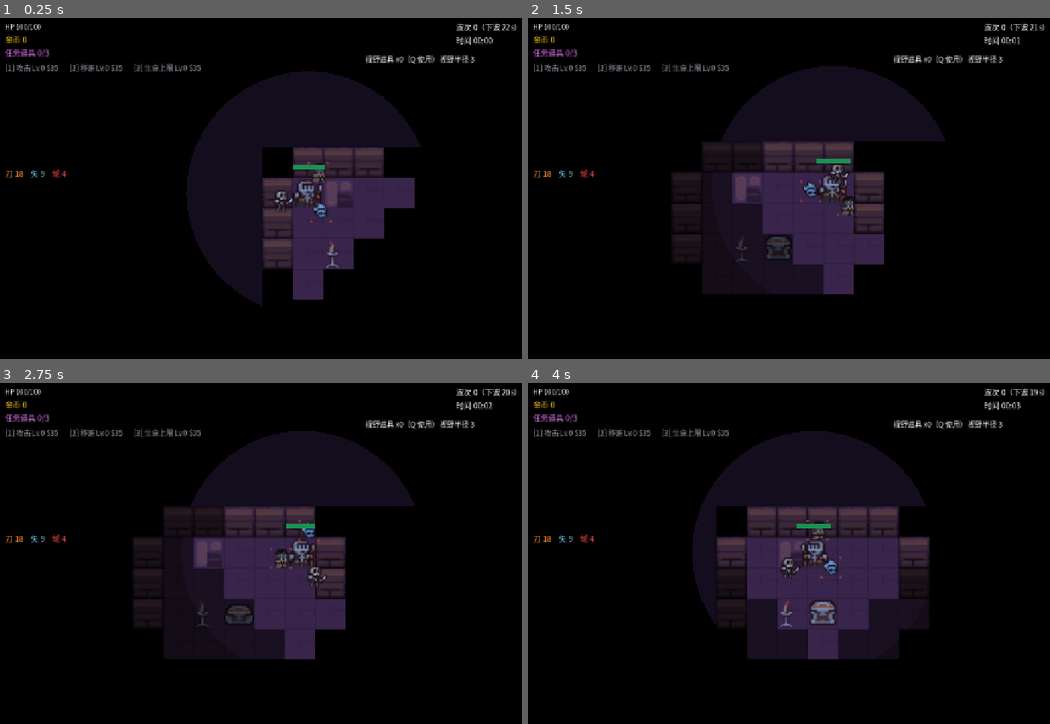
Above: before the commit, frames 1-4 (two rows, left to right).
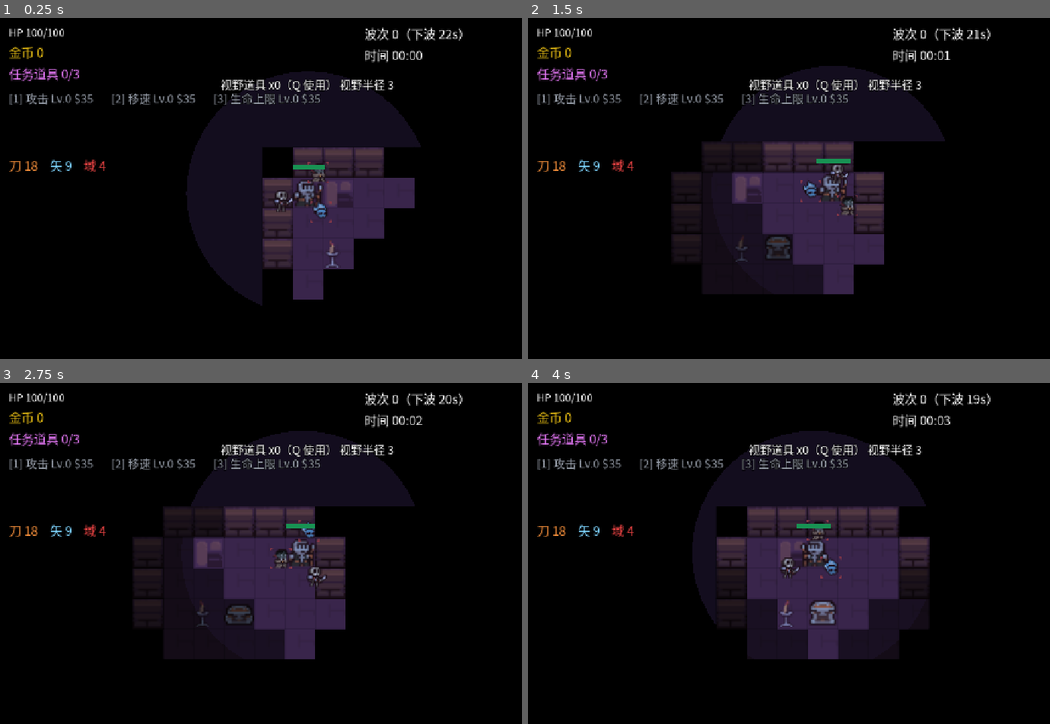
Above: after the commit, the same moments.

Repository: cbglzt-alt/Celta-Force
Game: Godot game, scene res://game/main.tscn
The game is run twice, just before and just after one commit, with the same random seed, the same clock (stepped at 60 frames per second) and the same inputs.
Inputs (mouse positions are in pixels of both pictures, inside the frame that each line leads up to):
- Up to frame 1 (0.25 s): no input
- Up to frame 2 (1.5 s): move the mouse to (966, 171) at 0.52 s; hold D (move_right) 0.53-1.25 s; hold 1 (buy_attack) 0.53-1.25 s; click (966, 171) at 0.67 s; drag from (710, 205) to (799, 256) at 1.27 s
- Up to frame 3 (2.75 s): move the mouse to (365, 478) at 2.02 s; hold D (move_right) from 2.03 s (still down); hold 2 (buy_speed) from 2.03 s (still down)
- Up to frame 4 (4 s): release D (move_right) at 2.75 s; release 2 (buy_speed) at 2.75 s; drag from (799, 621) to (648, 502) at 2.77 s; move the mouse to (1013, 604) at 3.52 s; hold A (move_left) from 3.53 s (still down); hold 1 (buy_attack) from 3.53 s (still down)

The runs differ from the first frame. In frame 1, 3.6% of the frame differs, in the area x 0-100%, y 1-47%; in frame 2, 3.6%; in frame 3, 3.6%; in frame 4, 3.6%.

Commit message:
feat: UI 自适应缩放——手机端按物理宽度反放大字号与触控控件
- hud.gd: _calc_ui_scale 按 DisplayServer 物理宽度反算放大系数（1280/物理宽，clamp 1~4）
- 所有 HUD 字号/位置/间距乘系数，最小字号保底 12px（物理）
- touch_controls.gd: 摇杆半径/按钮尺寸/字号/圆角同步缩放
- 解决手机竖屏下画布整体缩小导致 UI 字小不可读的问题

Diff:
--- a/chest-rush/game/hud.gd
+++ b/chest-rush/game/hud.gd
@@ -22,6 +22,8 @@
 var _result_title: Label
 var _result_stats: Label
 
+var _ui_scale := 1.0  # 手机端按物理宽度反放大 UI
+
 
 func _ready() -> void:
 	# Web 端无系统字体，优先用随包子集字体（Noto Sans SC，OFL 许可）
@@ -31,7 +33,17 @@
 		sf.font_names = PackedStringArray(
 			["Microsoft YaHei", "PingFang SC", "Noto Sans CJK SC", "sans-serif"])
 		_font = sf
+	_ui_scale = _calc_ui_scale()
 	_build_ui()
+
+
+## 手机端画布被整体缩小（如 1280 逻辑宽缩到 ~390 物理宽），UI 需按物理宽度
+## 反放大，保证最小字体物理尺寸 ≥12px。桌面窗口不小于设计宽度时保持 1.0。
+func _calc_ui_scale() -> float:
+	var phys := DisplayServer.window_get_size()
+	if phys.x <= 0:
+		return 1.0
+	return clampf(1280.0 / float(phys.x), 1.0, 4.0)
 
 
 func setup(g: Node2D) -> void:
@@ -131,11 +143,12 @@
 # ---------- UI 构建 ----------
 
 func _build_ui() -> void:
+	var s: float = _ui_scale
 	# 左上：HP 数值 / 金币 / 任务（血条在主角头顶）
 	var tl := VBoxContainer.new()
 	tl.set_anchors_preset(Control.PRESET_TOP_LEFT)
-	tl.position = Vector2(14, 10)
-	tl.add_theme_constant_override("separation", 4)
+	tl.position = Vector2(14 * s, 10 * s)
+	tl.add_theme_constant_override("separation", int(4 * s))
 	add_child(tl)
 	_hp_text = _mk_label(tl, "HP", 14)
 	_gold_label = _mk_label(tl, "", 16)
@@ -147,8 +160,8 @@
 	var ghosts := HBoxContainer.new()
 	ghosts.set_anchors_preset(Control.PRESET_CENTER_LEFT)
 	ghosts.grow_vertical = Control.GROW_DIRECTION_BOTH
-	ghosts.position = Vector2(14, -30)
-	ghosts.add_theme_constant_override("separation", 16)
+	ghosts.position = Vector2(14 * s, -30 * s)
+	ghosts.add_theme_constant_override("separation", int(16 * s))
 	add_child(ghosts)
 	for i in 3:
 		_ghost_labels.append(_mk_label(ghosts, "", 16))
@@ -157,8 +170,8 @@
 	var tr := VBoxContainer.new()
 	tr.set_anchors_preset(Control.PRESET_TOP_RIGHT)
 	tr.grow_horizontal = Control.GROW_DIRECTION_BEGIN
-	tr.position = Vector2(-180, 10)
-	tr.add_theme_constant_override("separation", 4)
+	tr.position = Vector2(-180 * s, 10 * s)
+	tr.add_theme_constant_override("separation", int(4 * s))
 	add_child(tr)
 	_round_label = _mk_label(tr, "", 16)
 	_time_label = _mk_label(tr, "", 16)
@@ -166,8 +179,8 @@
 	# 左下：强化（触控按钮占位后移至左上 HP 下方）
 	var bl := HBoxContainer.new()
 	bl.set_anchors_preset(Control.PRESET_TOP_LEFT)
-	bl.position = Vector2(14, 96)
-	bl.add_theme_constant_override("separation", 24)
+	bl.position = Vector2(14 * s, 96 * s)
+	bl.add_theme_constant_override("separation", int(24 * s))
 	add_child(bl)
 	_up_labels["attack"] = _mk_label(bl, "", 15)
 	_up_labels["speed"] = _mk_label(bl, "", 15)
@@ -177,15 +190,15 @@
 	var br := VBoxContainer.new()
 	br.set_anchors_preset(Control.PRESET_TOP_RIGHT)
 	br.grow_horizontal = Control.GROW_DIRECTION_BEGIN
-	br.position = Vector2(-280, 78)
+	br.position = Vector2(-280 * s, 78 * s)
 	add_child(br)
 	_vision_label = _mk_label(br, "", 15)
 
 	# 顶部中央：撤离倒计时
 	_countdown_label = _mk_label(self, "", 34)
 	_countdown_label.set_anchors_preset(Control.PRESET_CENTER_TOP)
-	_countdown_label.custom_minimum_size = Vector2(600, 50)
-	_countdown_label.position = Vector2(-300, 6)
+	_countdown_label.custom_minimum_size = Vector2(600 * s, 50 * s)
+	_countdown_label.position = Vector2(-300 * s, 6 * s)
 	_countdown_label.horizontal_alignment = HORIZONTAL_ALIGNMENT_CENTER
 	_countdown_label.add_theme_color_override("font_color", Color("#f87171"))
 	_countdown_label.visible = false
@@ -193,11 +206,11 @@
 	# 中央横幅
 	_banner = _mk_label(self, "", 26)
 	_banner.set_anchors_preset(Control.PRESET_CENTER)
-	_banner.custom_minimum_size = Vector2(800, 60)
-	_banner.position = Vector2(-400, -120)
+	_banner.custom_minimum_size = Vector2(800 * s, 60 * s)
+	_banner.position = Vector2(-400 * s, -120 * s)
 	_banner.horizontal_alignment = HORIZONTAL_ALIGNMENT_CENTER
 	_banner.add_theme_color_override("font_color", Color("#fde68a"))
-	_banner.add_theme_constant_override("outline_size", 6)
+	_banner.add_theme_constant_override("outline_size", int(6 * s))
 	_banner.modulate.a = 0.0
 
 	# 全屏大字警告：用满屏 CenterContainer，避免锚点 Label 尺寸为 0 画不出来
@@ -242,7 +255,7 @@
 	var btn := Button.new()
 	btn.text = "重新开始 (R)"
 	btn.add_theme_font_override("font", _font)
-	btn.add_theme_font_size_override("font_size", 20)
+	btn.add_theme_font_size_override("font_size", maxi(12, int(round(20 * _ui_scale))))
 	btn.pressed.connect(_restart)
 	vb.add_child(btn)
 
@@ -264,8 +277,8 @@
 	var l := Label.new()
 	l.text = text
 	l.add_theme_font_override("font", _font)
-	l.add_theme_font_size_override("font_size", size)
+	l.add_theme_font_size_override("font_size", maxi(12, int(round(size * _ui_scale))))
 	l.add_theme_color_override("font_outline_color", Color(0, 0, 0))
-	l.add_theme_constant_override("outline_size", 4)
+	l.add_theme_constant_override("outline_size", maxi(3, int(round(4 * _ui_scale))))
 	parent.add_child(l)
 	return l
--- a/chest-rush/game/touch_controls.gd
+++ b/chest-rush/game/touch_controls.gd
@@ -19,6 +19,7 @@
 const DEAD_ZONE := 0.12       # 摇杆死区（避免轻微抖动）
 
 var _font: Font
+var _ui_scale := 1.0  # 与 HUD 相同的手机端反放大系数
 
 var _joy_index := -1          # 摇杆占用的手指 index（-1 = 空闲）
 var _joy_origin := Vector2.ZERO
@@ -36,6 +37,7 @@
 		sf.font_names = PackedStringArray(
 			["Microsoft YaHei", "PingFang SC", "Noto Sans CJK SC", "sans-serif"])
 		_font = sf
+	_ui_scale = _calc_ui_scale()
 	active = DisplayServer.is_touchscreen_available() \
 		or OS.has_feature("touch") \
 		or DisplayServer.get_name() in ["Android", "iOS"]
@@ -46,6 +48,14 @@
 	_build_buttons()
 
 
+## 与 hud.gd 相同的 UI 反放大策略：手机端画布缩小，触控控件按物理宽度放大
+func _calc_ui_scale() -> float:
+	var phys := DisplayServer.window_get_size()
+	if phys.x <= 0:
+		return 1.0
+	return clampf(1280.0 / float(phys.x), 1.0, 4.0)
+
+
 func _exit_tree() -> void:
 	move_dir = Vector2.ZERO
 
@@ -53,25 +63,27 @@
 # ---------- 摇杆 ----------
 
 func _build_joystick() -> void:
+	var s: float = _ui_scale
 	# 底盘：半透明圆盘 + 描边
 	_base = Control.new()
 	_base.visible = false
 	_base.mouse_filter = Control.MOUSE_FILTER_IGNORE
 	_base.z_index = 100
 	add_child(_base)
-	_base.add_child(_make_circle(JOY_RADIUS, Color(1, 1, 1, 0.16), Color(1, 1, 1, 0.35)))
+	_base.add_child(_make_circle(JOY_RADIUS * s, Color(1, 1, 1, 0.16), Color(1, 1, 1, 0.35)))
 	# 摇杆头：小实心圆
 	_knob = Control.new()
 	_knob.visible = false
 	_knob.mouse_filter = Control.MOUSE_FILTER_IGNORE
 	_knob.z_index = 101
 	add_child(_knob)
-	_knob.add_child(_make_circle(KNOB_RADIUS, Color(1, 1, 1, 0.45), Color(1, 1, 1, 0.7)))
+	_knob.add_child(_make_circle(KNOB_RADIUS * s, Color(1, 1, 1, 0.45), Color(1, 1, 1, 0.7)))
 
 
 func _input(event: InputEvent) -> void:
 	if not active or not visible:
 		return
+	var s: float = _ui_scale
 	if event is InputEventScreenTouch:
 		if event.pressed:
 			# 手指落下：摇杆空闲 且 不在按钮上 → 在此处开摇杆
@@ -88,22 +100,24 @@
 
 
 func _show_joy(at: Vector2) -> void:
-	_base.position = at - Vector2(JOY_RADIUS, JOY_RADIUS)
-	_knob.position = at - Vector2(KNOB_RADIUS, KNOB_RADIUS)
+	var s: float = _ui_scale
+	_base.position = at - Vector2(JOY_RADIUS * s, JOY_RADIUS * s)
+	_knob.position = at - Vector2(KNOB_RADIUS * s, KNOB_RADIUS * s)
 	_base.visible = true
 	_knob.visible = true
 	move_dir = Vector2.ZERO
 
 
 func _update_joy(pos: Vector2) -> void:
+	var s: float = _ui_scale
 	var offset := pos - _joy_origin
-	var clamped := offset.limit_length(JOY_RADIUS)
-	var dir := clamped / JOY_RADIUS
+	var clamped := offset.limit_length(JOY_RADIUS * s)
+	var dir := clamped / (JOY_RADIUS * s)
 	if dir.length() < DEAD_ZONE:
 		dir = Vector2.ZERO
 	move_dir = dir
 	# 摇杆头跟随（限位在底盘内）
-	_knob.position = _joy_origin + clamped - Vector2(KNOB_RADIUS, KNOB_RADIUS)
+	_knob.position = _joy_origin + clamped - Vector2(KNOB_RADIUS * s, KNOB_RADIUS * s)
 
 
 func _release_joy() -> void:
@@ -116,9 +130,10 @@
 # ---------- 按钮 ----------
 
 func _build_buttons() -> void:
-	var margin := 24
-	var size := Vector2(84, 84)
-	var gap := 12
+	var s: float = _ui_scale
+	var margin := 24 * s
+	var size := Vector2(84 * s, 84 * s)
+	var gap := 12 * s
 	# 左下角：攻击/移速/生命 3 个大按钮（竖排，高频操作区）
 	var buys: Array = [
 		["攻击", "buy_attack", Color("#fb923c")],
@@ -135,8 +150,8 @@
 	# 右下角：视野按钮（独立放置，尺寸与其他按钮一致）
 	var vision := _make_button("视野", Color("#a78bfa"), size)
 	vision.position = Vector2(
-		get_viewport().get_visible_rect().size.x - 84 - margin,
-		get_viewport().get_visible_rect().size.y - 84 - margin
+		get_viewport().get_visible_rect().size.x - size.x - margin,
+		get_viewport().get_visible_rect().size.y - size.y - margin
 	)
 	_buttons.append(vision)
 	# 按钮监听：按下直接调 game 方法（与键盘 action 等效）
@@ -152,13 +167,13 @@
 	b.size = bsize
 	b.mouse_filter = Control.MOUSE_FILTER_STOP
 	b.add_theme_font_override("font", _font)
-	b.add_theme_font_size_override("font_size", 20)
+	b.add_theme_font_size_override("font_size", maxi(12, int(round(20 * _ui_scale))))
 	var normal := StyleBoxFlat.new()
 	normal.bg_color = Color(color.r, color.g, color.b, 0.30)
-	normal.set_corner_radius_all(14)
+	normal.set_corner_radius_all(int(14 * _ui_scale))
 	var pressed := StyleBoxFlat.new()
 	pressed.bg_color = Color(color.r, color.g, color.b, 0.55)
-	pressed.set_corner_radius_all(14)
+	pressed.set_corner_radius_all(int(14 * _ui_scale))
 	b.add_theme_stylebox_override("normal", normal)
 	b.add_theme_stylebox_override("hover", normal)
 	b.add_theme_stylebox_override("pressed", pressed)
